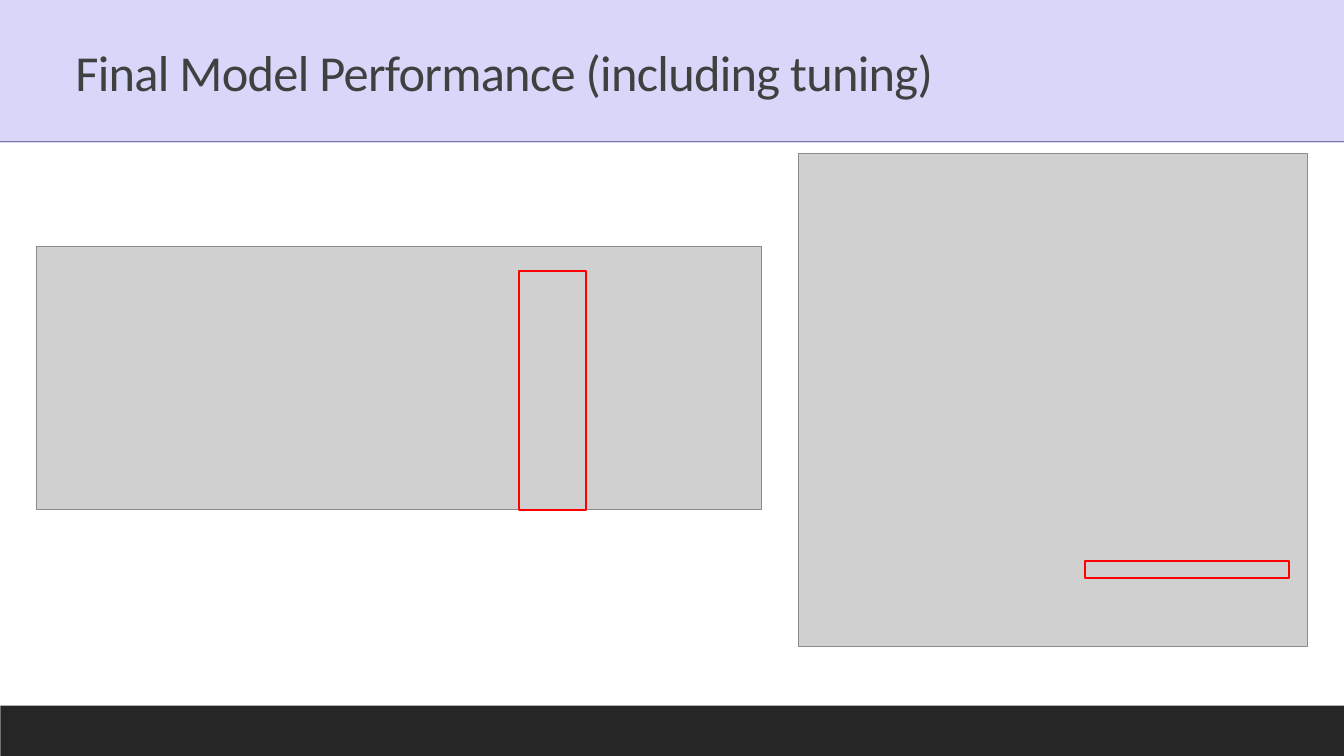
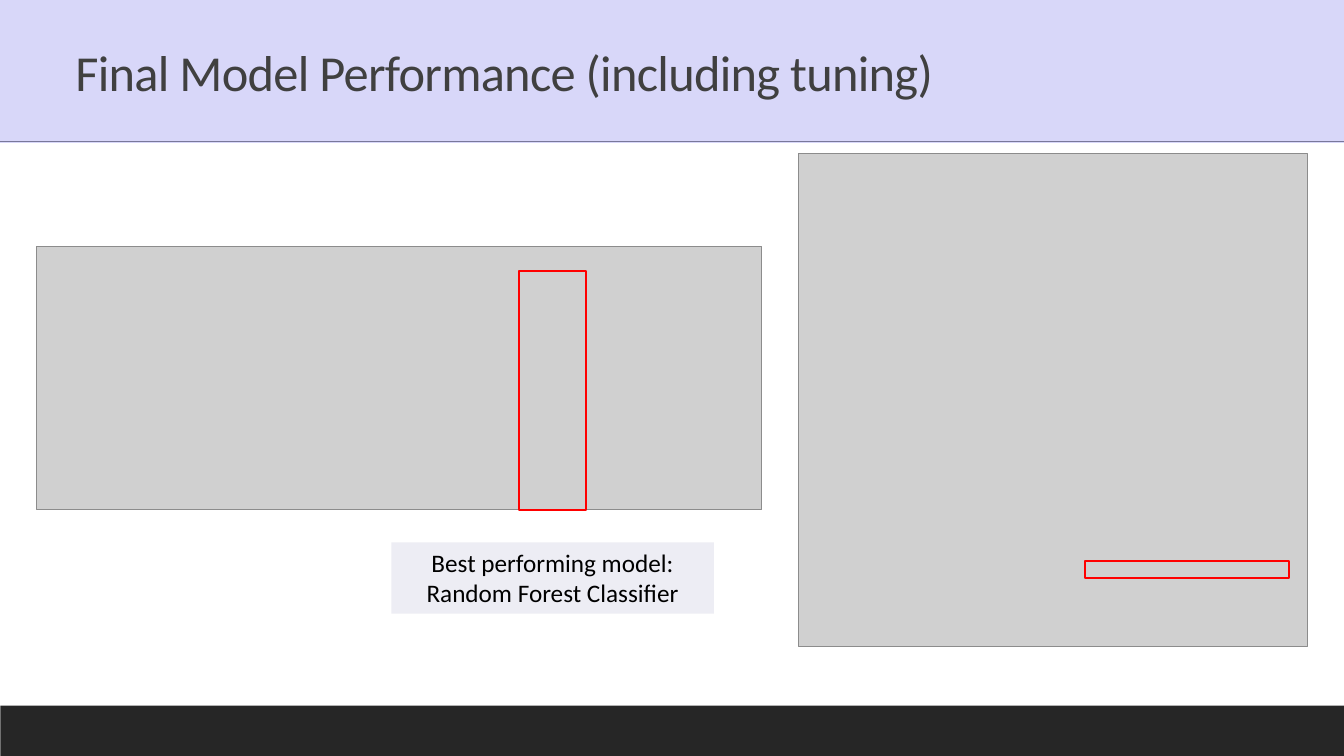
Before and after one commit to JNYH/employee_attrition, a slide deck: slide 9 of employee_attrition.pptx. Drawn at 1344x756 pixels with LibreOffice and Linux fonts; fonts in the diff are those of the drawing; grey boxes stand for pictures. Boxes give left, top, right and bottom in pixels: in the first picture for what was removed or moved away, otherwise in the second. Text is boxed around its words. In the diff, an @@ line names an element or a change of style, - is before the commit and + after.

```diff
--- a/employee_attrition.pptx
+++ b/employee_attrition.pptx
@@ rectangle added at [391,542,714,614], fill #EDEDF4, 18 pt, text #000000 @@
+Best performing model: Random Forest Classifier
```
Also in this commit, not shown: 4 other slides changed.
